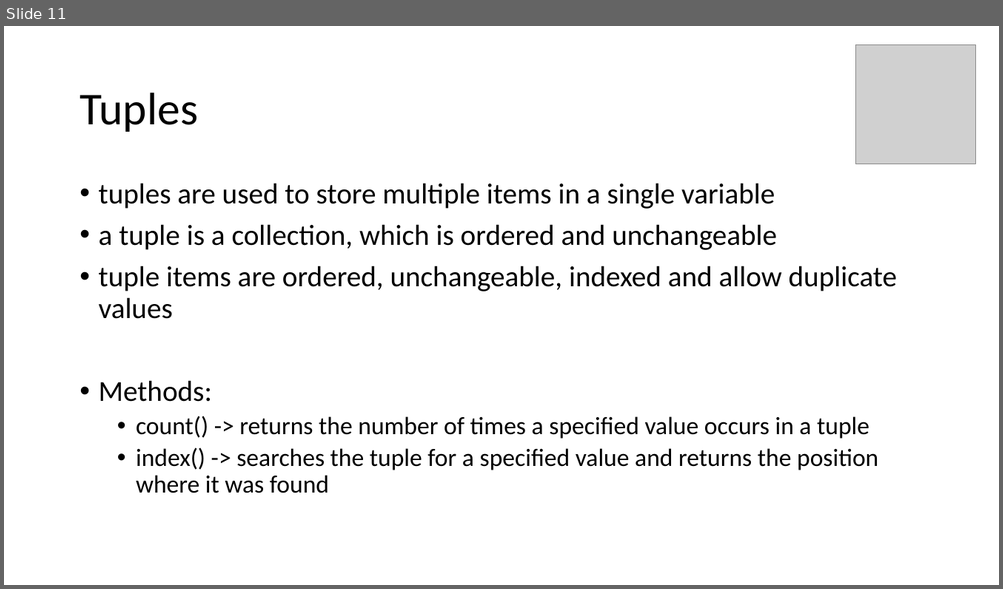
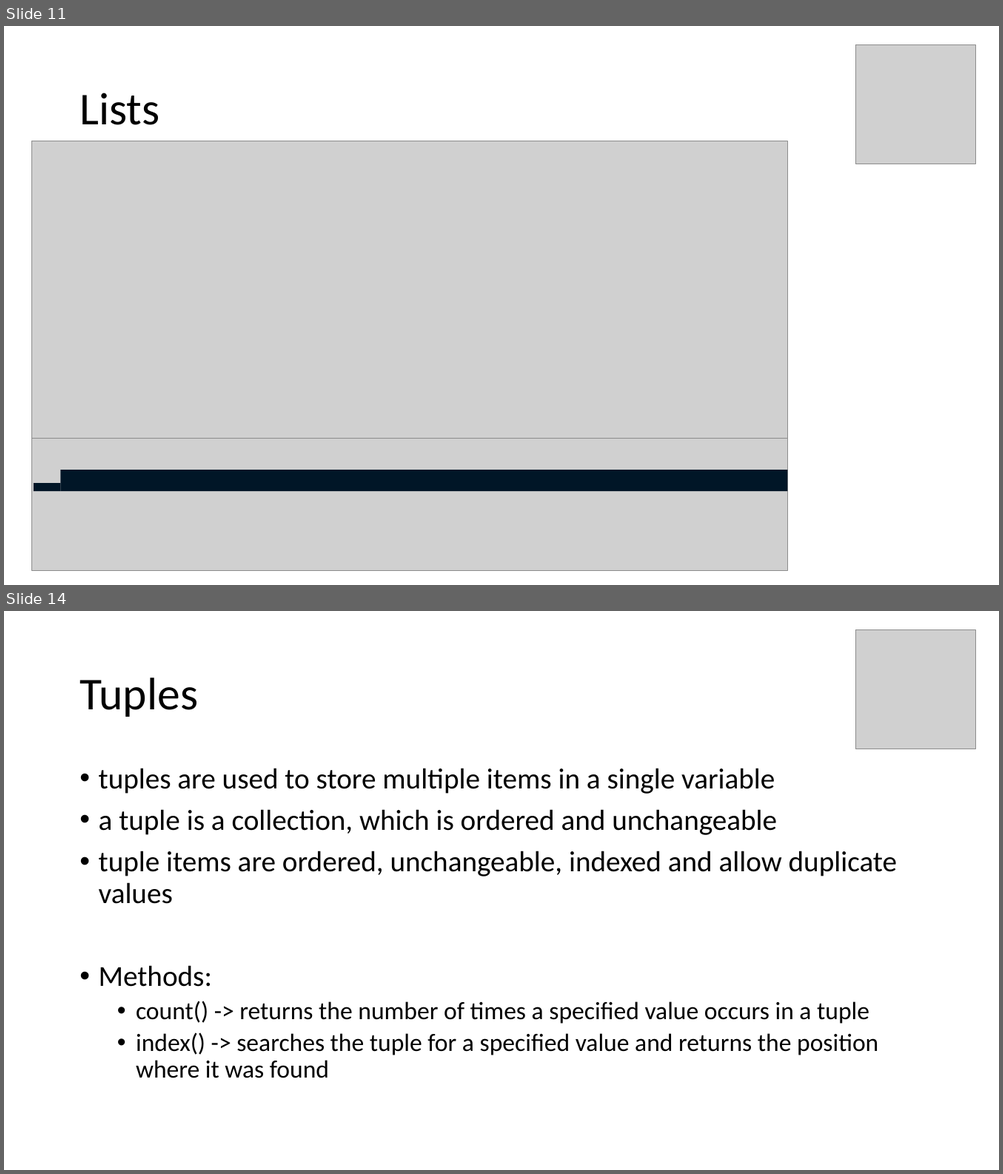
Before and after one commit to Gloria-74/SETU-Carlow-Software-Development-Lab, a slide deck: Phyton/Python.pptx. Shown one above the other, each under a label of ours: slide 11 before the commit, slides 11 and 14 after it; the slides between them are not shown. The pictures are 1003x589 and 1003x1174 pixels, drawn with LibreOffice and Linux fonts; fonts in the diff are those of the drawing; grey boxes stand for pictures. Boxes give left, top, right and bottom in pixels: in the first picture for what was removed or moved away, otherwise in the second. Text is boxed around its words. In the diff, an @@ line names an element or a change of style, - is before the commit and + after.

```diff
--- a/Phyton/Python.pptx
+++ b/Phyton/Python.pptx
@@ slide 11 added at box(4, 26, 999, 585), background #FFFFFF @@
@@ picture added at box(855, 44, 976, 164) @@
@@ title added at box(79, 93, 159, 125), 44 pt, text #000000 @@
+Lists
@@ picture added at box(31, 141, 788, 439) @@
@@ picture added at box(31, 439, 788, 571) @@
@@ rectangle added at box(34, 483, 61, 491), fill #011627 @@
@@ rectangle added at box(61, 470, 788, 491), fill #011627 @@
@@ what was slide 11 is now slide 14 @@
```
Also in this commit, not shown: 1 slide changed, 11 other slides added, 7 other files.
